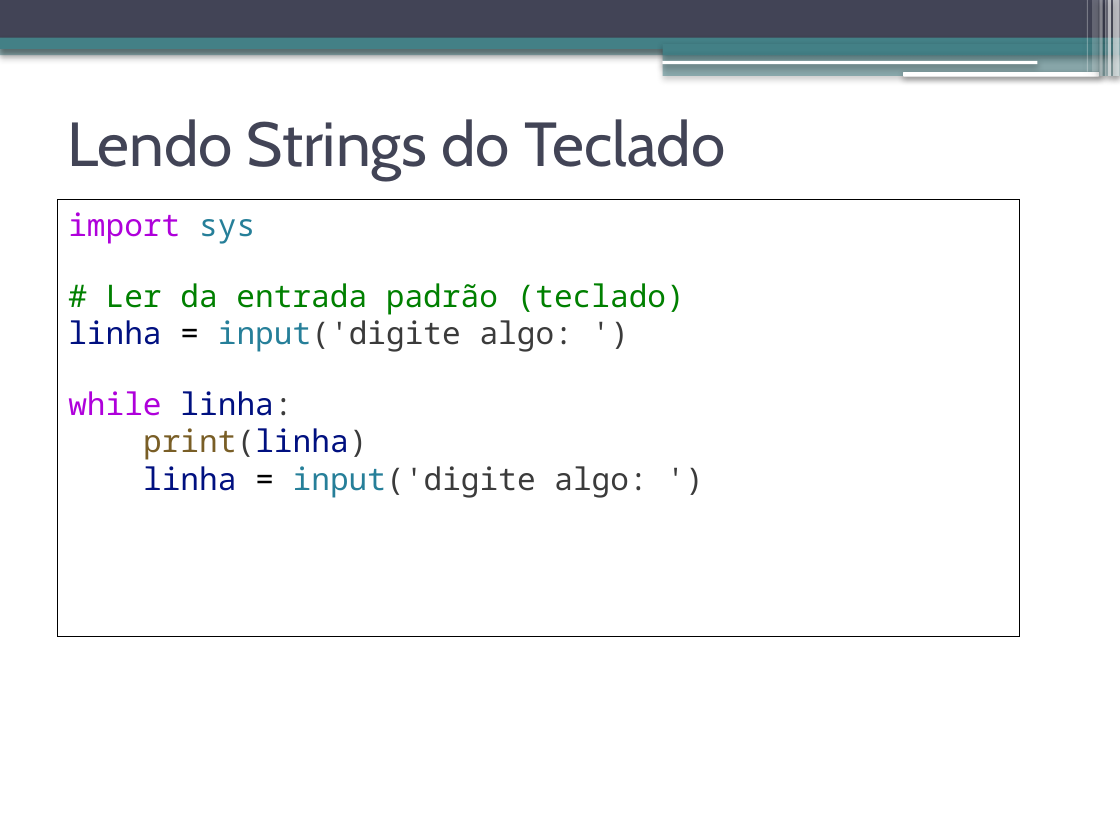
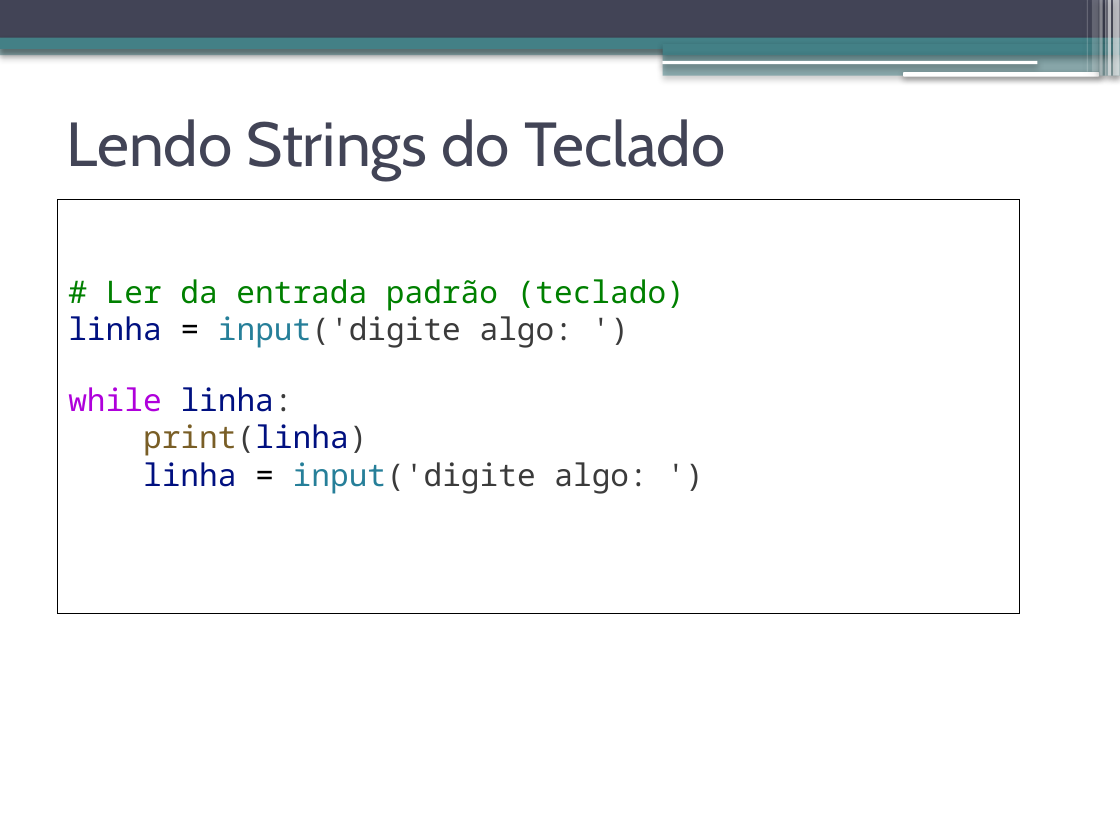
Before and after one commit to jeffersoncarvalho/ufc_2025_2, a slide deck: slide 10 of DES_PER/slides/ds_persist-01-arquivos.pptx. Drawn at 1120x840 pixels with LibreOffice and Linux fonts; fonts in the diff are those of the drawing. Boxes give left, top, right and bottom in pixels: in the first picture for what was removed or moved away, otherwise in the second. Text is boxed around its words. In the diff, an @@ line names an element or a change of style, - is before the commit and + after.

```diff
--- a/DES_PER/slides/ds_persist-01-arquivos.pptx
+++ b/DES_PER/slides/ds_persist-01-arquivos.pptx
@@ rectangle "# Ler da entrada padrão ...": place and size @@
-rectangle "# Ler da entrada padrão ..." at [57, 199, 1019, 636]
+rectangle "# Ler da entrada padrão ..." at [57, 199, 1019, 614]
@@ text in rectangle at [68, 212, 255, 244]: paragraph removed @@
-import sys
```
Also in this commit, not shown: 12 other slides changed, 19 other files.
